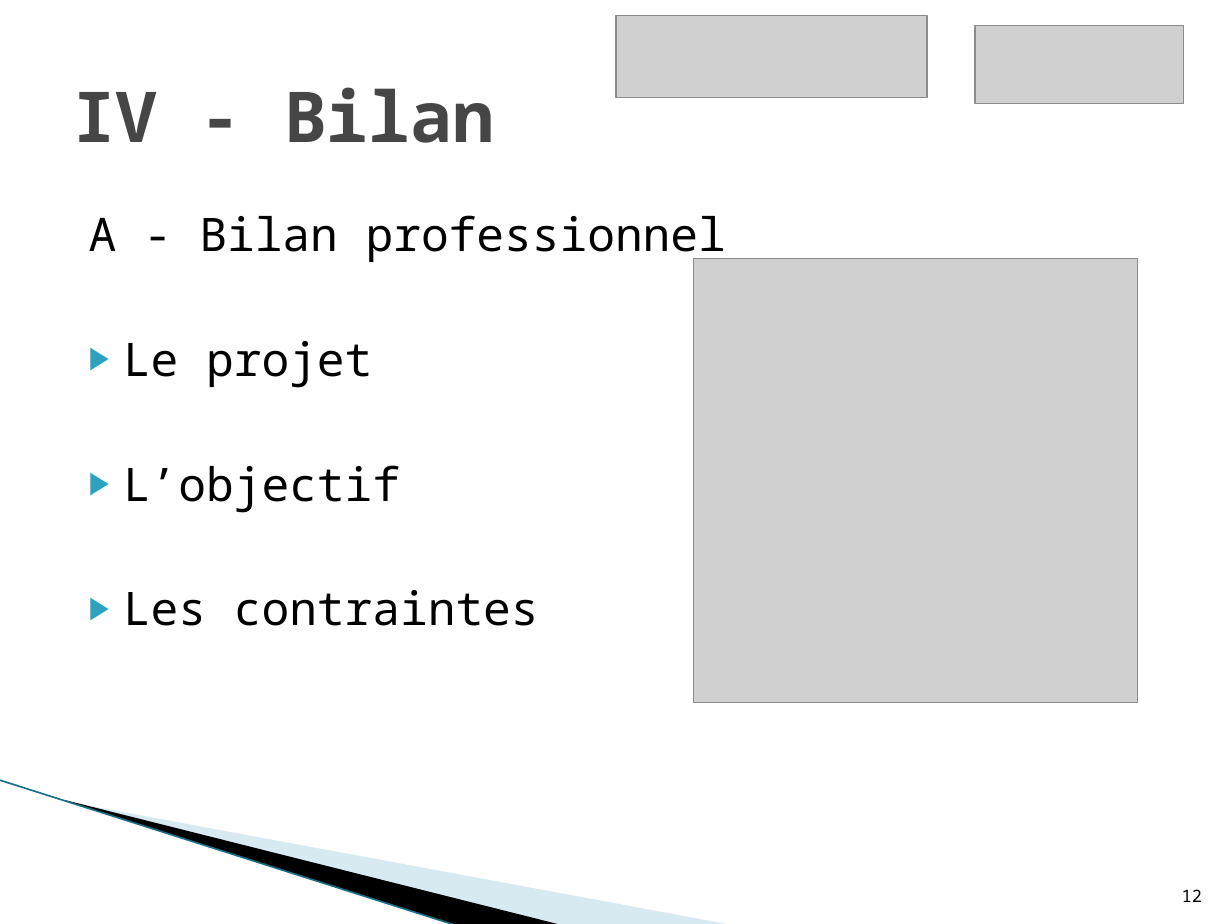
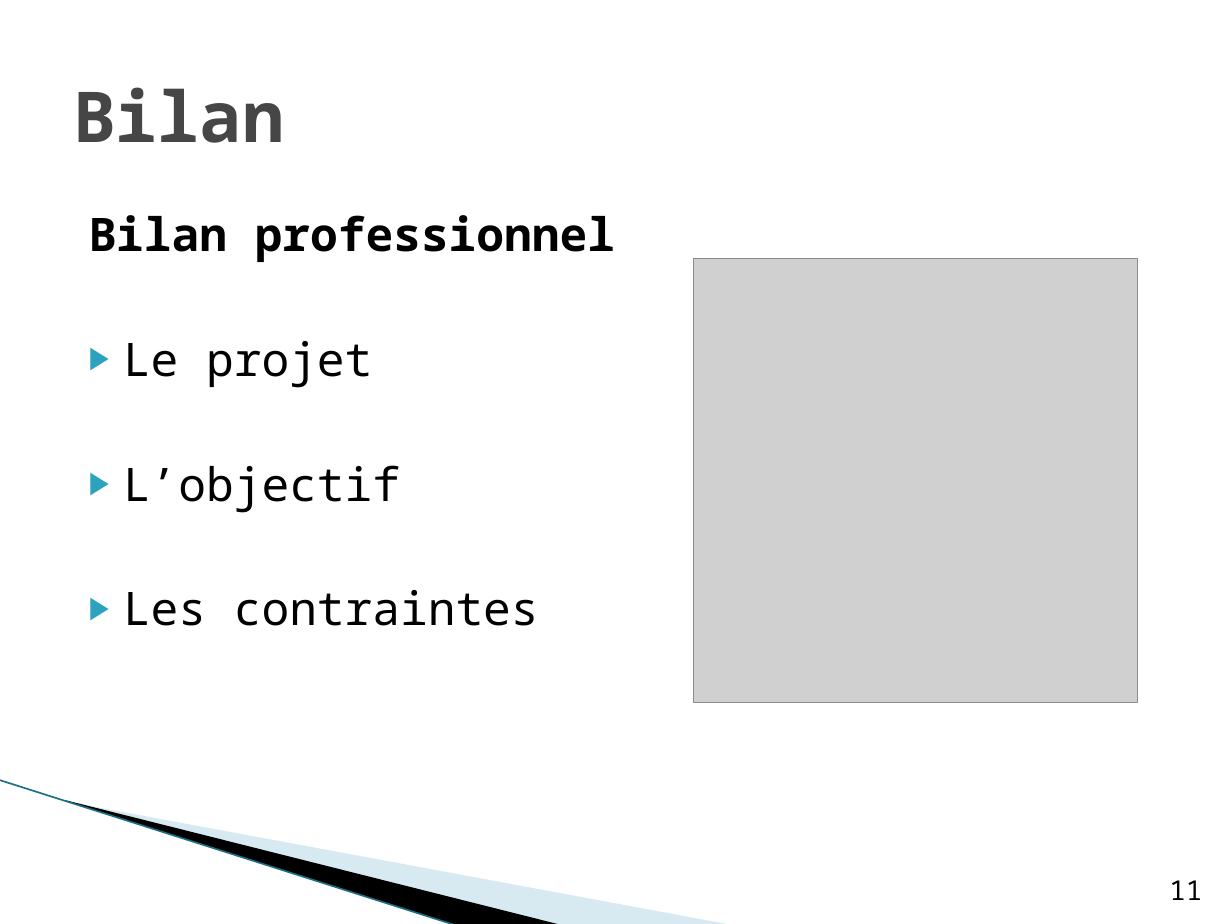
Before and after one commit to hyptos/kyd, a slide deck: slide 11 of docs/TER.pptx (slide 12 before the commit). Drawn at 1232x924 pixels with LibreOffice and Linux fonts; fonts in the diff are those of the drawing; grey boxes stand for pictures; background and template pictures are left out. Boxes give left, top, right and bottom in pixels: in the first picture for what was removed or moved away, otherwise in the second. Text is boxed around its words. In the diff, an @@ line names an element or a change of style, - is before the commit and + after.

```diff
--- a/docs/TER.pptx
+++ b/docs/TER.pptx
@@ picture removed at <box>616,16,928,99</box> @@
@@ picture removed at <box>975,26,1183,103</box> @@
@@ title at <box>74,87,284,143</box>: text changed @@
-IV - Bilan
+Bilan
@@ text at <box>89,215,615,262</box>: text changed; bold on @@
-A - Bilan professionnel
+Bilan professionnel
@@ page number at <box>1169,880,1202,900</box>: text changed; size 10 to 16 pt @@
-12
+11
```
Also in this commit, not shown: 14 other slides changed, 1 slide removed, 2 other files.
